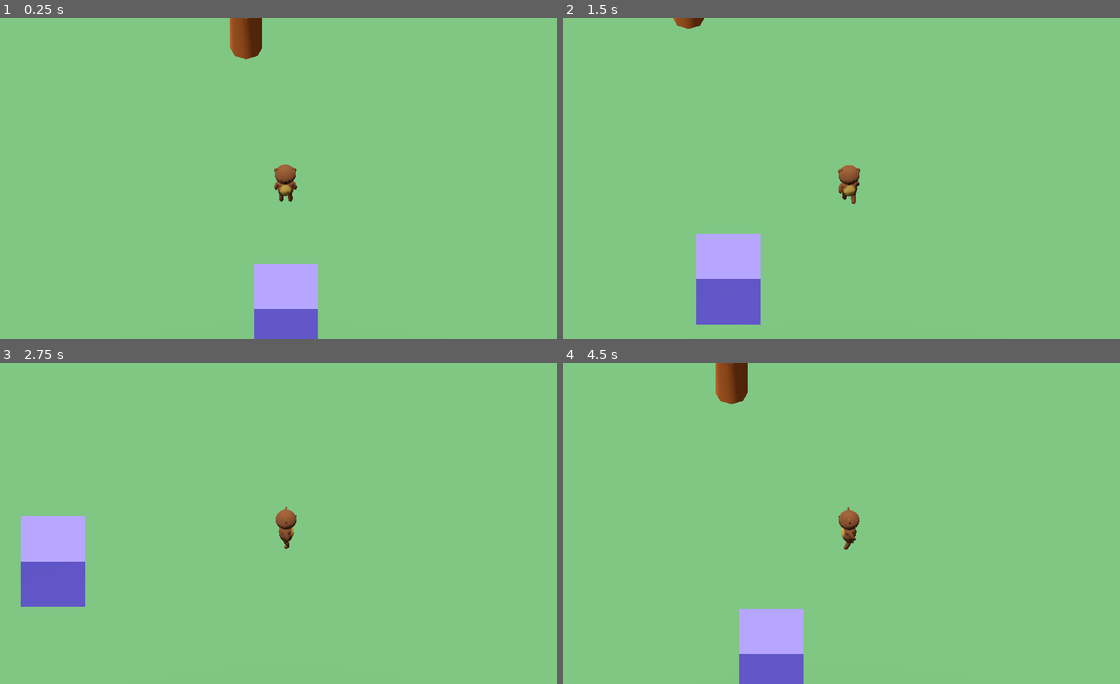
Above: before the commit, frames 1-4 (two rows, left to right).
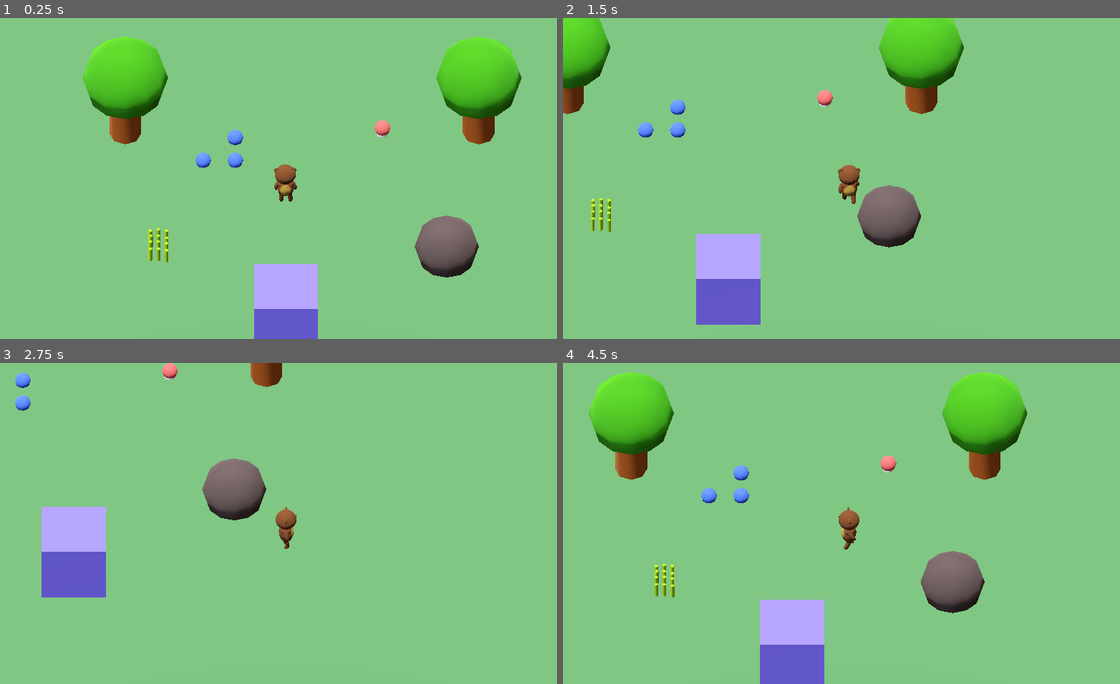
Above: after the commit, the same moments.

Repository: CodeRecode/gdwild85
Game: Godot game, scene res://world.tscn
The game is run twice, just before and just after one commit, with the same random seed, the same clock (stepped at 60 frames per second) and the same inputs.
Inputs:
- Up to frame 1 (0.25 s): no input
- Up to frame 2 (1.5 s): tap Enter at 0.5 s; hold Right (move_right) 0.53-1.28 s; tap Space (interact) at 0.6 s; hold S (move_down) from 1.28 s (still down); tap Shift (run_modifier) at 1.35 s
- Up to frame 3 (2.75 s): release S (move_down) at 2.03 s; hold Right (move_right) from 2.03 s (still down); tap Space (interact) at 2.1 s
- Up to frame 4 (4.5 s): release Right (move_right) at 2.78 s; hold W (move_up) 2.78-3.53 s; tap Shift (run_modifier) at 2.85, 4.35 s; hold A (move_left) from 3.53 s (still down); tap Space (interact) at 3.6 s

The runs differ from the first frame. In frame 1, 9.8% of the frame differs, in the area x 14-94%, y 0-81%; in frame 2, 7.4%; in frame 3, 5.2%; in frame 4, 12%, in the area x 4-84%, y 0-100%.

Commit message:
set up resource nodes for gathering system and made placeholder visuals

Diff:
--- a/characters/player/player.tscn
+++ b/characters/player/player.tscn
@@ -86,11 +86,11 @@
 transform = Transform3D(0.25, 0, 0, 0, 0.25, 0, 0, 0, 0.25, 0, -1, 0)
 
 [node name="Skeleton3D" parent="animalchar/Armature" index="0"]
-bones/1/position = Vector3(-0.012955, 1.41441, 0)
+bones/1/position = Vector3(-0.00951142, 1.41441, 0)
 bones/1/rotation = Quaternion(-0.707107, 0, 0, 0.707107)
-bones/2/rotation = Quaternion(0.707011, -0.000612014, 0.000706917, 0.707202)
-bones/4/rotation = Quaternion(-4.7306e-05, 2.35332e-05, 0.000327059, 1)
-bones/5/rotation = Quaternion(-0.000384607, 0.000191449, 0.00265905, 0.999996)
+bones/2/rotation = Quaternion(0.706484, -0.000415013, 0.000479368, 0.707729)
+bones/4/rotation = Quaternion(-0.000260159, 3.32985e-06, 4.62774e-05, 1)
+bones/5/rotation = Quaternion(-0.00271623, 0.000140612, 0.00195253, 0.999994)
 bones/6/rotation = Quaternion(-0.205954, 0.0476917, -0.76801, 0.60454)
 bones/7/position = Vector3(-0.118206, 0.862694, 0.116804)
 bones/7/rotation = Quaternion(0.0266705, 0.185064, -0.449121, 0.873688)
@@ -100,10 +100,10 @@
 bones/10/rotation = Quaternion(0.0266705, -0.185064, 0.449121, 0.873688)
 bones/11/rotation = Quaternion(0.0249591, -0.0439738, 0.199483, 0.978596)
 bones/12/rotation = Quaternion(0.0835974, -0.00123801, -0.515194, 0.852986)
-bones/13/rotation = Quaternion(0.850424, 0.516493, -0.000834627, 0.100063)
-bones/14/rotation = Quaternion(0.032818, -0.000204411, -0.00140763, 0.99946)
-bones/16/rotation = Quaternion(0.853194, -0.509715, -0.0116444, 0.110065)
-bones/17/rotation = Quaternion(0.0627396, 0.000228798, 0.00221405, 0.998028)
+bones/13/rotation = Quaternion(0.850779, 0.515545, 0.00116802, 0.101918)
+bones/14/rotation = Quaternion(0.0395623, -0.000204359, -0.0016969, 0.999216)
+bones/16/rotation = Quaternion(0.852854, -0.510594, -0.010023, 0.108782)
+bones/17/rotation = Quaternion(0.0603713, 0.000223544, 0.00221459, 0.998174)
 bones/19/position = Vector3(0.575712, 0.737437, 1.18014)
 bones/19/rotation = Quaternion(0.0157379, 0.703302, 0.710546, -0.0155774)
 
--- /dev/null
+++ b/resource_nodes/berries/berries.tscn
@@ -0,0 +1,44 @@
+[gd_scene load_steps=4 format=3 uid="uid://b1wl5u0ybnj4p"]
+
+[ext_resource type="Script" uid="uid://dq721ff5bj1n5" path="res://resource_nodes/resource_node.gd" id="1_rcfu8"]
+
+[sub_resource type="SphereShape3D" id="SphereShape3D_5pr0w"]
+radius = 1.337
+
+[sub_resource type="StandardMaterial3D" id="StandardMaterial3D_5pr0w"]
+albedo_color = Color(0.29, 0.432, 1, 1)
+
+[node name="Berries" type="Area3D"]
+collision_layer = 2
+collision_mask = 0
+monitoring = false
+script = ExtResource("1_rcfu8")
+resource_type = 3
+resource_amount = 1
+
+[node name="CollisionShape3D" type="CollisionShape3D" parent="."]
+shape = SubResource("SphereShape3D_5pr0w")
+
+[node name="CSGSphere3D" type="CSGSphere3D" parent="."]
+transform = Transform3D(1, 0, 0, 0, 1, 0, 0, 0, 1, -0.577881, 0.25, 0.442261)
+use_collision = true
+collision_layer = 2
+collision_mask = 0
+radius = 0.25
+material = SubResource("StandardMaterial3D_5pr0w")
+
+[node name="CSGSphere3D2" type="CSGSphere3D" parent="."]
+transform = Transform3D(1, 0, 0, 0, 1, 0, 0, 0, 1, 0.422119, 0.25, 0.442261)
+use_collision = true
+collision_layer = 2
+collision_mask = 0
+radius = 0.25
+material = SubResource("StandardMaterial3D_5pr0w")
+
+[node name="CSGSphere3D3" type="CSGSphere3D" parent="."]
+transform = Transform3D(1, 0, 0, 0, 1, 0, 0, 0, 1, 0.422119, 0.25, -0.557739)
+use_collision = true
+collision_layer = 2
+collision_mask = 0
+radius = 0.25
+material = SubResource("StandardMaterial3D_5pr0w")
--- a/resource_nodes/tree/generic_obstacle.tscn
+++ b/resource_nodes/generic_resource_node.tscn
@@ -1,6 +1,6 @@
 [gd_scene load_steps=4 format=3 uid="uid://epuevc8onrop"]
 
-[ext_resource type="Script" uid="uid://dq721ff5bj1n5" path="res://resource_nodes/tree/generic_obstacle.gd" id="1_0pr1t"]
+[ext_resource type="Script" uid="uid://dq721ff5bj1n5" path="res://resource_nodes/resource_node.gd" id="1_0pr1t"]
 
 [sub_resource type="CylinderShape3D" id="CylinderShape3D_0pr1t"]
 
--- /dev/null
+++ b/resource_nodes/grass/grass.tscn
@@ -0,0 +1,116 @@
+[gd_scene load_steps=4 format=3 uid="uid://oqgigpe6usty"]
+
+[ext_resource type="Script" uid="uid://dq721ff5bj1n5" path="res://resource_nodes/resource_node.gd" id="1_ao6es"]
+
+[sub_resource type="SphereShape3D" id="SphereShape3D_pmns5"]
+radius = 1.0
+
+[sub_resource type="StandardMaterial3D" id="StandardMaterial3D_gyf3w"]
+albedo_color = Color(0.611765, 0.811765, 0, 1)
+
+[node name="Grass" type="Area3D"]
+collision_layer = 2
+collision_mask = 0
+monitoring = false
+script = ExtResource("1_ao6es")
+resource_type = 2
+resource_amount = 1
+
+[node name="CollisionShape3D" type="CollisionShape3D" parent="."]
+shape = SubResource("SphereShape3D_pmns5")
+
+[node name="CSGCylinder3D" type="CSGCylinder3D" parent="."]
+transform = Transform3D(1, 0, 0, 0, 1, 0, 0, 0, 1, -0.20166, 0, 0)
+use_collision = true
+collision_mask = 0
+radius = 0.06
+height = 0.965
+material = SubResource("StandardMaterial3D_gyf3w")
+
+[node name="CSGCylinder3D2" type="CSGCylinder3D" parent="."]
+transform = Transform3D(1, 0, 0, 0, 1, 0, 0, 0, 1, 0.0299683, 0, 0)
+use_collision = true
+collision_mask = 0
+radius = 0.06
+height = 0.965
+material = SubResource("StandardMaterial3D_gyf3w")
+
+[node name="CSGCylinder3D3" type="CSGCylinder3D" parent="."]
+transform = Transform3D(1, 0, 0, 0, 1, 0, 0, 0, 1, 0.0299683, 0, -0.273804)
+use_collision = true
+collision_mask = 0
+radius = 0.06
+height = 0.965
+material = SubResource("StandardMaterial3D_gyf3w")
+
+[node name="CSGCylinder3D4" type="CSGCylinder3D" parent="."]
+transform = Transform3D(1, 0, 0, 0, 1, 0, 0, 0, 1, 0.0299683, 0, 0.251099)
+use_collision = true
+collision_mask = 0
+radius = 0.06
+height = 0.965
+material = SubResource("StandardMaterial3D_gyf3w")
+
+[node name="CSGCylinder3D5" type="CSGCylinder3D" parent="."]
+transform = Transform3D(1, 0, 0, 0, 1, 0, 0, 0, 1, 0.0299683, 0, 0.580078)
+use_collision = true
+collision_mask = 0
+radius = 0.06
+height = 0.965
+material = SubResource("StandardMaterial3D_gyf3w")
+
+[node name="CSGCylinder3D6" type="CSGCylinder3D" parent="."]
+transform = Transform3D(1, 0, 0, 0, 1, 0, 0, 0, 1, -0.218689, 0, 0.580078)
+use_collision = true
+collision_mask = 0
+radius = 0.06
+height = 0.965
+material = SubResource("StandardMaterial3D_gyf3w")
+
+[node name="CSGCylinder3D7" type="CSGCylinder3D" parent="."]
+transform = Transform3D(1, 0, 0, 0, 1, 0, 0, 0, 1, -0.218689, 0, 0.265625)
+use_collision = true
+collision_mask = 0
+radius = 0.06
+height = 0.965
+material = SubResource("StandardMaterial3D_gyf3w")
+
+[node name="CSGCylinder3D8" type="CSGCylinder3D" parent="."]
+transform = Transform3D(1, 0, 0, 0, 1, 0, 0, 0, 1, -0.218689, 0, -0.227661)
+use_collision = true
+collision_mask = 0
+radius = 0.06
+height = 0.965
+material = SubResource("StandardMaterial3D_gyf3w")
+
+[node name="CSGCylinder3D9" type="CSGCylinder3D" parent="."]
+transform = Transform3D(1, 0, 0, 0, 1, 0, 0, 0, 1, 0.283447, 0, -0.227661)
+use_collision = true
+collision_mask = 0
+radius = 0.06
+height = 0.965
+material = SubResource("StandardMaterial3D_gyf3w")
+
+[node name="CSGCylinder3D10" type="CSGCylinder3D" parent="."]
+transform = Transform3D(1, 0, 0, 0, 1, 0, 0, 0, 1, 0.283447, 0, 0.0944824)
+use_collision = true
+collision_mask = 0
+radius = 0.06
+height = 0.965
+material = SubResource("StandardMaterial3D_gyf3w")
+
+[node name="CSGCylinder3D11" type="CSGCylinder3D" parent="."]
+transform = Transform3D(1, 0, 0, 0, 1, 0, 0, 0, 1, 0.283447, 0, 0.332153)
+use_collision = true
+collision_mask = 0
+radius = 0.06
+height = 0.965
+material = SubResource("StandardMaterial3D_gyf3w")
+
+[node name="CSGCylinder3D12" type="CSGCylinder3D" parent="."]
+transform = Transform3D(1, 0, 0, 0, 1, 0, 0, 0, 1, 0.284729, -0.00494385, 0.638184)
+use_collision = true
+collision_mask = 0
+radius = 0.06
+height = 0.965
+material = SubResource("StandardMaterial3D_gyf3w")
--- /dev/null
+++ b/resource_nodes/mushroom/mushroom.tscn
@@ -0,0 +1,36 @@
+[gd_scene load_steps=5 format=3 uid="uid://d4a1prbrlashq"]
+
+[ext_resource type="Script" uid="uid://dq721ff5bj1n5" path="res://resource_nodes/resource_node.gd" id="1_wvh1v"]
+
+[sub_resource type="CylinderShape3D" id="CylinderShape3D_0pr1t"]
+height = 1.0
+
+[sub_resource type="StandardMaterial3D" id="StandardMaterial3D_gyf3w"]
+albedo_color = Color(0.992561, 0.974533, 0.965107, 1)
+
+[sub_resource type="StandardMaterial3D" id="StandardMaterial3D_gyq6h"]
+albedo_color = Color(0.996078, 0.376471, 0.360784, 1)
+
+[node name="Mushroom" type="Area3D"]
+collision_layer = 2
+collision_mask = 0
+monitoring = false
+script = ExtResource("1_wvh1v")
+resource_type = 3
+resource_amount = 1
+
+[node name="CollisionShape3D" type="CollisionShape3D" parent="."]
+shape = SubResource("CylinderShape3D_0pr1t")
+
+[node name="CSGCylinder3D" type="CSGCylinder3D" parent="."]
+use_collision = true
+collision_layer = 3
+collision_mask = 0
+radius = 0.195
+height = 0.466
+material = SubResource("StandardMaterial3D_gyf3w")
+
+[node name="CSGSphere3D" type="CSGSphere3D" parent="."]
+transform = Transform3D(1, 0, 0, 0, 1, 0, 0, 0, 1, 0, 0.226196, 0)
+radius = 0.25
+material = SubResource("StandardMaterial3D_gyq6h")
--- /dev/null
+++ b/resource_nodes/rock/rock.tscn
@@ -0,0 +1,27 @@
+[gd_scene load_steps=4 format=3 uid="uid://dqw28jvko4ycc"]
+
+[ext_resource type="Script" uid="uid://dq721ff5bj1n5" path="res://resource_nodes/resource_node.gd" id="1_v5q22"]
+
+[sub_resource type="SphereShape3D" id="SphereShape3D_br236"]
+radius = 1.0
+
+[sub_resource type="StandardMaterial3D" id="StandardMaterial3D_br236"]
+albedo_color = Color(0.345098, 0.278431, 0.266667, 1)
+
+[node name="Rock" type="Area3D"]
+collision_layer = 3
+collision_mask = 0
+monitoring = false
+script = ExtResource("1_v5q22")
+resource_type = 1
+resource_amount = 1
+
+[node name="CollisionShape3D" type="CollisionShape3D" parent="."]
+shape = SubResource("SphereShape3D_br236")
+
+[node name="CSGSphere3D" type="CSGSphere3D" parent="."]
+use_collision = true
+collision_layer = 3
+collision_mask = 0
+radius = 1.0
+material = SubResource("StandardMaterial3D_br236")
--- /dev/null
+++ b/resource_nodes/tree/tree.tscn
@@ -0,0 +1,31 @@
+[gd_scene load_steps=5 format=3 uid="uid://cgj4cydfoay3"]
+
+[ext_resource type="Script" uid="uid://dq721ff5bj1n5" path="res://resource_nodes/resource_node.gd" id="1_g0e1m"]
+
+[sub_resource type="CylinderShape3D" id="CylinderShape3D_0pr1t"]
+
+[sub_resource type="StandardMaterial3D" id="StandardMaterial3D_gyf3w"]
+albedo_color = Color(0.61281, 0.303461, 2.88785e-07, 1)
+
+[sub_resource type="StandardMaterial3D" id="StandardMaterial3D_olawa"]
+albedo_color = Color(0.243858, 0.657944, 7.70092e-07, 1)
+
+[node name="Tree" type="Area3D"]
+collision_layer = 3
+collision_mask = 0
+monitoring = false
+script = ExtResource("1_g0e1m")
+resource_amount = 1
+
+[node name="CollisionShape3D" type="CollisionShape3D" parent="."]
+shape = SubResource("CylinderShape3D_0pr1t")
+
+[node name="CSGCylinder3D" type="CSGCylinder3D" parent="."]
+use_collision = true
+collision_mask = 0
+material = SubResource("StandardMaterial3D_gyf3w")
+
+[node name="CSGSphere3D" type="CSGSphere3D" parent="."]
+transform = Transform3D(1, 0, 0, 0, 1, 0, 0, 0, 1, 0, 1.43207, 0)
+radius = 1.332
+material = SubResource("StandardMaterial3D_olawa")
--- a/world.tscn
+++ b/world.tscn
@@ -1,8 +1,12 @@
-[gd_scene load_steps=10 format=3 uid="uid://djme4w541vtvs"]
+[gd_scene load_steps=14 format=3 uid="uid://djme4w541vtvs"]
 
 [ext_resource type="PackedScene" uid="uid://48aeicl5desn" path="res://characters/player/player.tscn" id="1_f3sb7"]
-[ext_resource type="PackedScene" uid="uid://epuevc8onrop" path="res://resource_nodes/tree/generic_obstacle.tscn" id="1_tlwt5"]
 [ext_resource type="PackedScene" uid="uid://b88vy6q3iaksw" path="res://buildings/player_tent/player_tent.tscn" id="3_aqk2v"]
+[ext_resource type="PackedScene" uid="uid://b1wl5u0ybnj4p" path="res://resource_nodes/berries/berries.tscn" id="4_036b0"]
+[ext_resource type="PackedScene" uid="uid://cgj4cydfoay3" path="res://resource_nodes/tree/tree.tscn" id="4_aqk2v"]
+[ext_resource type="PackedScene" uid="uid://oqgigpe6usty" path="res://resource_nodes/grass/grass.tscn" id="5_036b0"]
+[ext_resource type="PackedScene" uid="uid://dqw28jvko4ycc" path="res://resource_nodes/rock/rock.tscn" id="6_dwbse"]
+[ext_resource type="PackedScene" uid="uid://d4a1prbrlashq" path="res://resource_nodes/mushroom/mushroom.tscn" id="7_pkg7o"]
 
 [sub_resource type="NavigationMesh" id="NavigationMesh_gv5m4"]
 geometry_collision_mask = 4294967041
@@ -40,9 +44,6 @@
 [node name="DirectionalLight3D" type="DirectionalLight3D" parent="."]
 transform = Transform3D(0.926371, 0.332954, -0.176009, 0.141705, 0.124851, 0.982004, 0.348937, -0.934641, 0.0684767, 0, 21.6222, 0)
 
-[node name="GenericObstacle" parent="." instance=ExtResource("1_tlwt5")]
-transform = Transform3D(1, 0, 0, 0, 1, 0, 0, 0, 1, -1.23875, 0.796138, -6.75313)
-
 [node name="CharacterBody3D" parent="." instance=ExtResource("1_f3sb7")]
 transform = Transform3D(1, 0, 0, 0, 1, 0, 0, 0, 1, 0, 1, 0)
 
@@ -56,3 +57,21 @@
 
 [node name="PlayerTent" parent="." instance=ExtResource("3_aqk2v")]
 transform = Transform3D(1, 0, 0, 0, 1, 0, 0, 0, 1, 0, 1.23914, 6)
+
+[node name="GenericObstacle2" parent="." instance=ExtResource("4_aqk2v")]
+transform = Transform3D(1, 0, 0, 0, 1, 0, 0, 0, 1, -5, 1, -3)
+
+[node name="GenericObstacle" parent="." instance=ExtResource("4_aqk2v")]
+transform = Transform3D(1, 0, 0, 0, 1, 0, 0, 0, 1, 6, 1, -3)
+
+[node name="Berries" parent="." instance=ExtResource("4_036b0")]
+transform = Transform3D(1, 0, 0, 0, 1, 0, 0, 0, 1, -2, 0, -2)
+
+[node name="Grass" parent="." instance=ExtResource("5_036b0")]
+transform = Transform3D(1, 0, 0, 0, 1, 0, 0, 0, 1, -4, 0, 2)
+
+[node name="Rock" parent="." instance=ExtResource("6_dwbse")]
+transform = Transform3D(1, 0, 0, 0, 1, 0, 0, 0, 1, 5, 1, 3)
+
+[node name="Mushroom" parent="." instance=ExtResource("7_pkg7o")]
+transform = Transform3D(1, 0, 0, 0, 1, 0, 0, 0, 1, 3, 0, -3)
Renamed: resource_nodes/tree/generic_obstacle.gd -> resource_nodes/resource_node.gd
Renamed: resource_nodes/tree/generic_obstacle.gd.uid -> resource_nodes/resource_node.gd.uid
